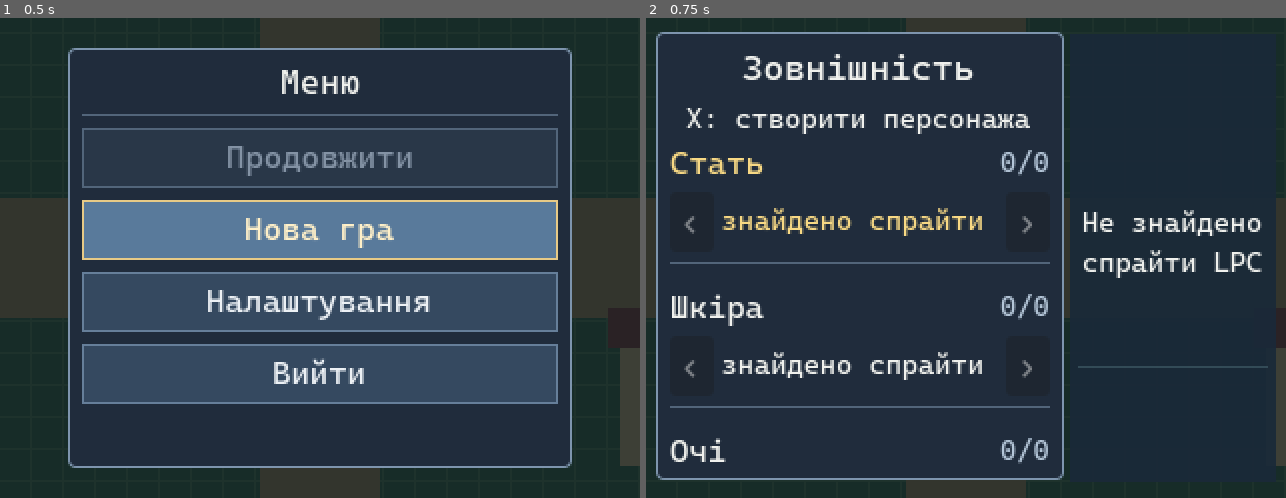
Above: before the commit, frames 1-2 (left to right).
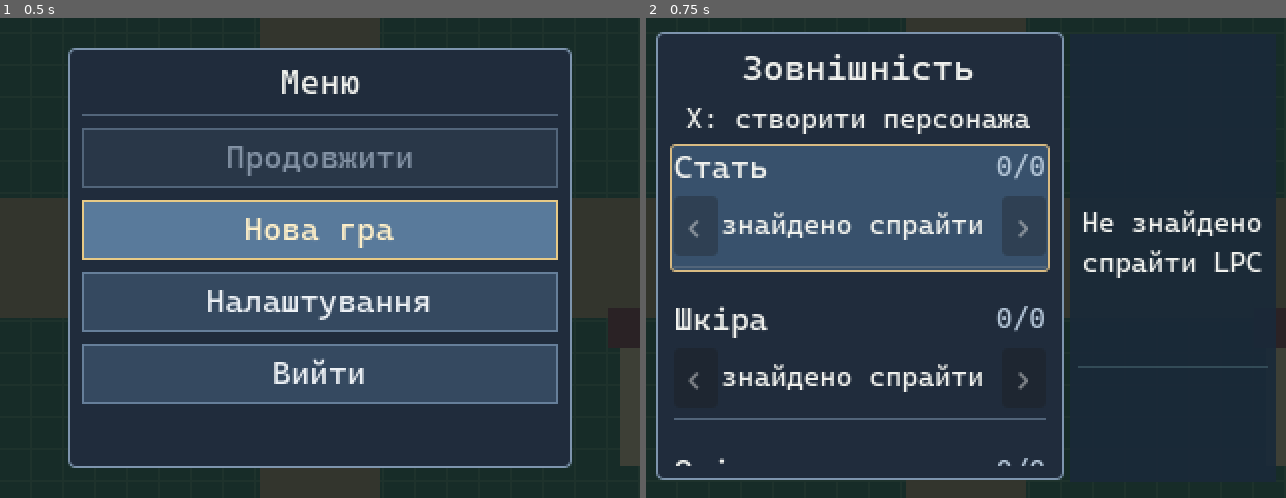
Above: after the commit, the same moments.

Repository: PylSerg/skyval-godot
Game: Godot game, scene res://prototype/camera_test.tscn
Two runs of this game, one before a commit and one after it. Both use one fixed random seed, a clock stepped at 60 frames per second and the inputs below.
Inputs:
- Up to frame 1 (0.5 s): no input
- Up to frame 2 (0.75 s): click "Нова гра" at 0.5 s

Frame 1 is identical in both runs. In frame 2, 19% of the frame differs, in the area x 3-64%, y 26-94%.

Commit message:
Highlight selected character field background instead of changing text color

Diff:
--- a/ui/character_creator.gd
+++ b/ui/character_creator.gd
@@ -45,6 +45,7 @@
 var _tab_buttons: Array[Button] = []
 var _page_tween: Tween
 var _row_labels: Array[Label] = []
+var _row_panels: Array[PanelContainer] = []
 var _row_values: Array[Label] = []
 var _row_counters: Dictionary = {}
 var _row_scroll: ScrollContainer
@@ -318,13 +319,20 @@
         _adjust(str(fields[_selected_index]), direction, _selected_index)
 
 func _update_row_highlight() -> void:
-    for index in range(_row_labels.size()):
+    # Highlight the complete field (name, counter and selector) by its
+    # background, not by changing the name/value text color.
+    for index in range(_row_panels.size()):
+        var field_panel: PanelContainer = _row_panels[index]
+        if not is_instance_valid(field_panel):
+            continue
         var selected: bool = index == _selected_index
-        var label: Label = _row_labels[index]
-        if is_instance_valid(label):
-            label.add_theme_color_override("font_color", Color("#f8d984") if selected else Color("#f0f1ed"))
-        if index < _row_values.size() and is_instance_valid(_row_values[index]):
-            _row_values[index].add_theme_color_override("font_color", Color("#f8d984") if selected else Color("#f0f1ed"))
+        var style := StyleBoxFlat.new()
+        style.bg_color = Color("#38516c") if selected else Color(0, 0, 0, 0)
+        style.border_color = Color("#d9bb82") if selected else Color(0, 0, 0, 0)
+        style.set_border_width_all(1)
+        style.set_corner_radius_all(2)
+        style.set_content_margin_all(2)
+        field_panel.add_theme_stylebox_override("panel", style)
 
 
 func _current_fields() -> Array:
@@ -733,6 +741,7 @@
     _field_arrows.clear()
     _row_counters.clear()
     _row_labels.clear()
+    _row_panels.clear()
     _row_values.clear()
     for child in _rows.get_children():
         _rows.remove_child(child)
@@ -757,11 +766,17 @@
         var index: int = _row_labels.size()
         var key: String = str(property_key)
 
-        # Each property gets its own full-width label and selector row.
+        # Wrap the complete field in a panel so navigation can highlight
+        # the background behind the heading, counter and value selector.
+        var field_panel := PanelContainer.new()
+        field_panel.size_flags_horizontal = Control.SIZE_EXPAND_FILL
+        field_panel.mouse_filter = Control.MOUSE_FILTER_PASS
+        _rows.add_child(field_panel)
+        _row_panels.append(field_panel)
+
         var field_box := VBoxContainer.new()
-        # One heading, one full-width selector, then a subtle 1px divider.
         field_box.add_theme_constant_override("separation", FIELD_INNER_SPACING)
-        _rows.add_child(field_box)
+        field_panel.add_child(field_box)
 
         # A right-aligned 1/N indicator shares the heading line with
         # the field name; both remain at least 14px at 320x240.
